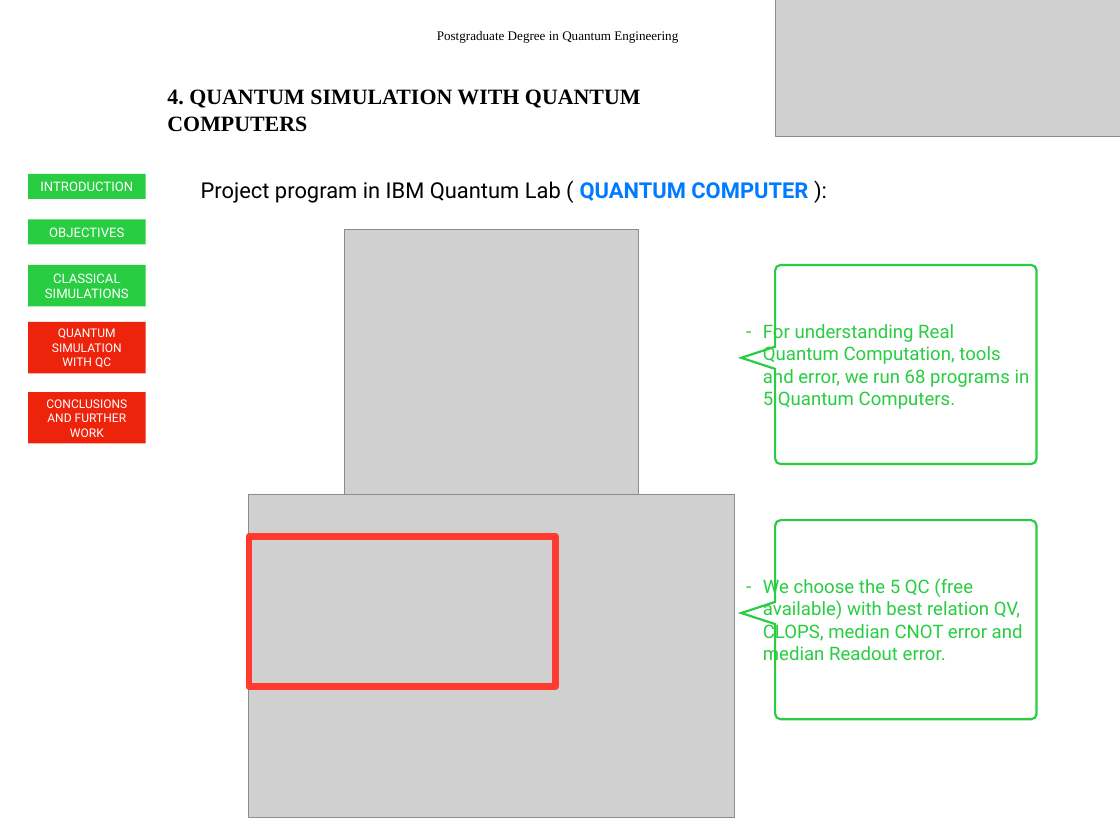
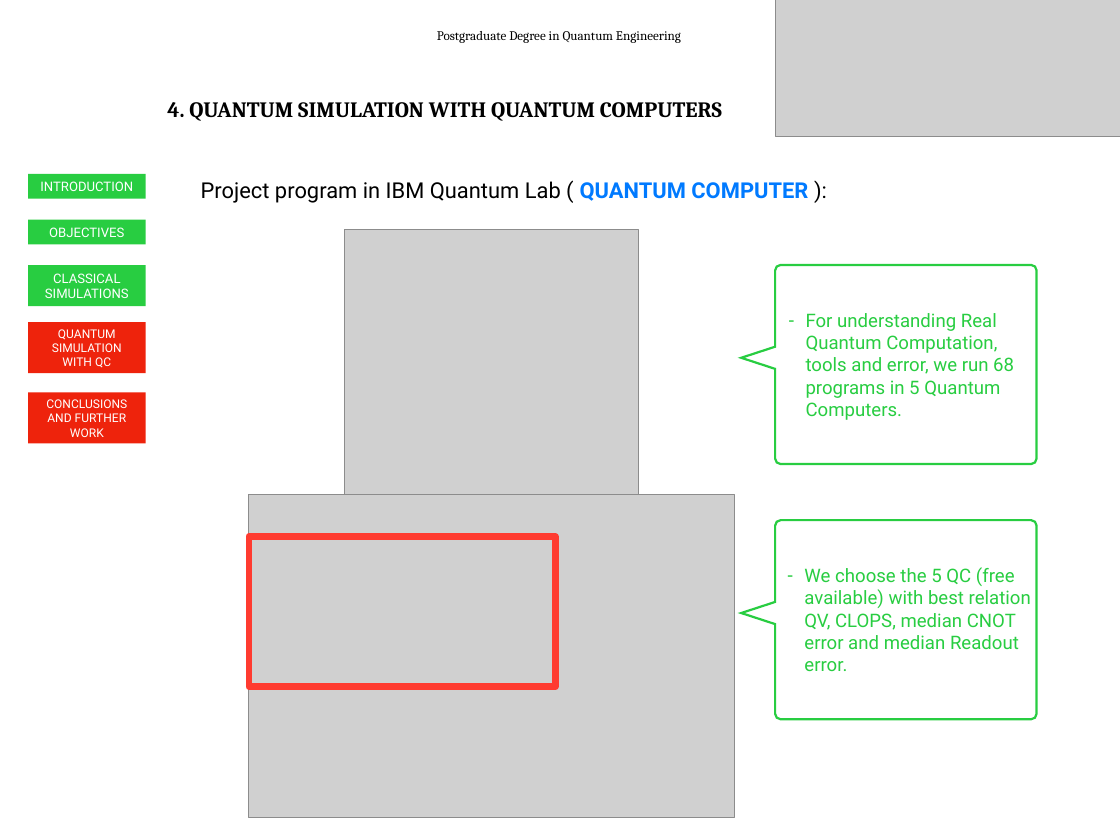
Before and after one commit to inaki-ortizdelandaluce/qubit-communication-simulations, a slide deck: slide 21 of key/SimulationsOfQubitCommunication-slides.pptx. Drawn at 1120x840 pixels with LibreOffice and Linux fonts; fonts in the diff are those of the drawing; grey boxes stand for pictures. Boxes give left, top, right and bottom in pixels: in the first picture for what was removed or moved away, otherwise in the second. Text is boxed around its words. In the diff, an @@ line names an element or a change of style, - is before the commit and + after.

```diff
--- a/key/SimulationsOfQubitCommunication-slides.pptx
+++ b/key/SimulationsOfQubitCommunication-slides.pptx
@@ text "Postgraduate Degree in Quantum Engineering" at box(437, 31, 681, 43): font Times New Roman to Cambria @@
@@ text "4. QUANTUM SIMULATION WITH QUANTUM ..." at box(167, 102, 722, 121): font Times New Roman to Cambria @@
@@ freeform shape removed at box(741, 265, 1037, 464) @@
-– For understanding Real Quantum Computation, tools and error, we run 68 programs in 5 Quantum Computers.
@@ freeform shape added at box(741, 265, 1037, 464), outline #28CD41 2 pt @@
@@ text added at box(806, 313, 1014, 420), 17 pt, text #28CD41 @@
+– For understanding Real Quantum Computation, tools and error, we run 68 programs in 5 Quantum Computers.
@@ freeform shape removed at box(741, 521, 1037, 720) @@
-– We choose the 5 QC (free available) with best relation QV, CLOPS, median CNOT error and median Readout error.
@@ freeform shape added at box(741, 521, 1037, 720), outline #28CD41 2 pt @@
@@ text added at box(804, 567, 1031, 671), 17 pt, text #28CD41 @@
+– We choose the 5 QC (free available) with best relation QV, CLOPS, median CNOT error and median Readout error.
```
Also in this commit, not shown: 31 other slides changed.
